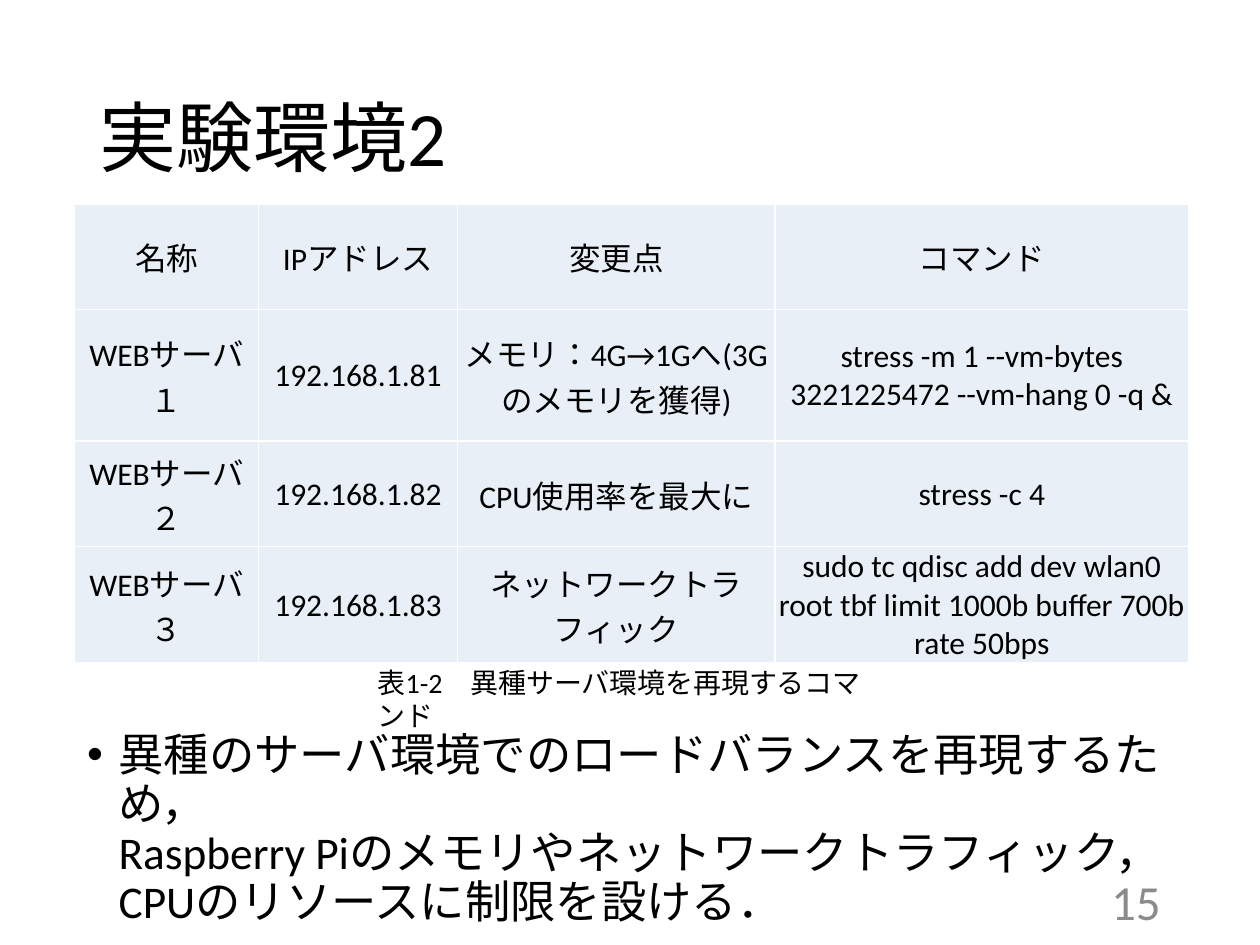
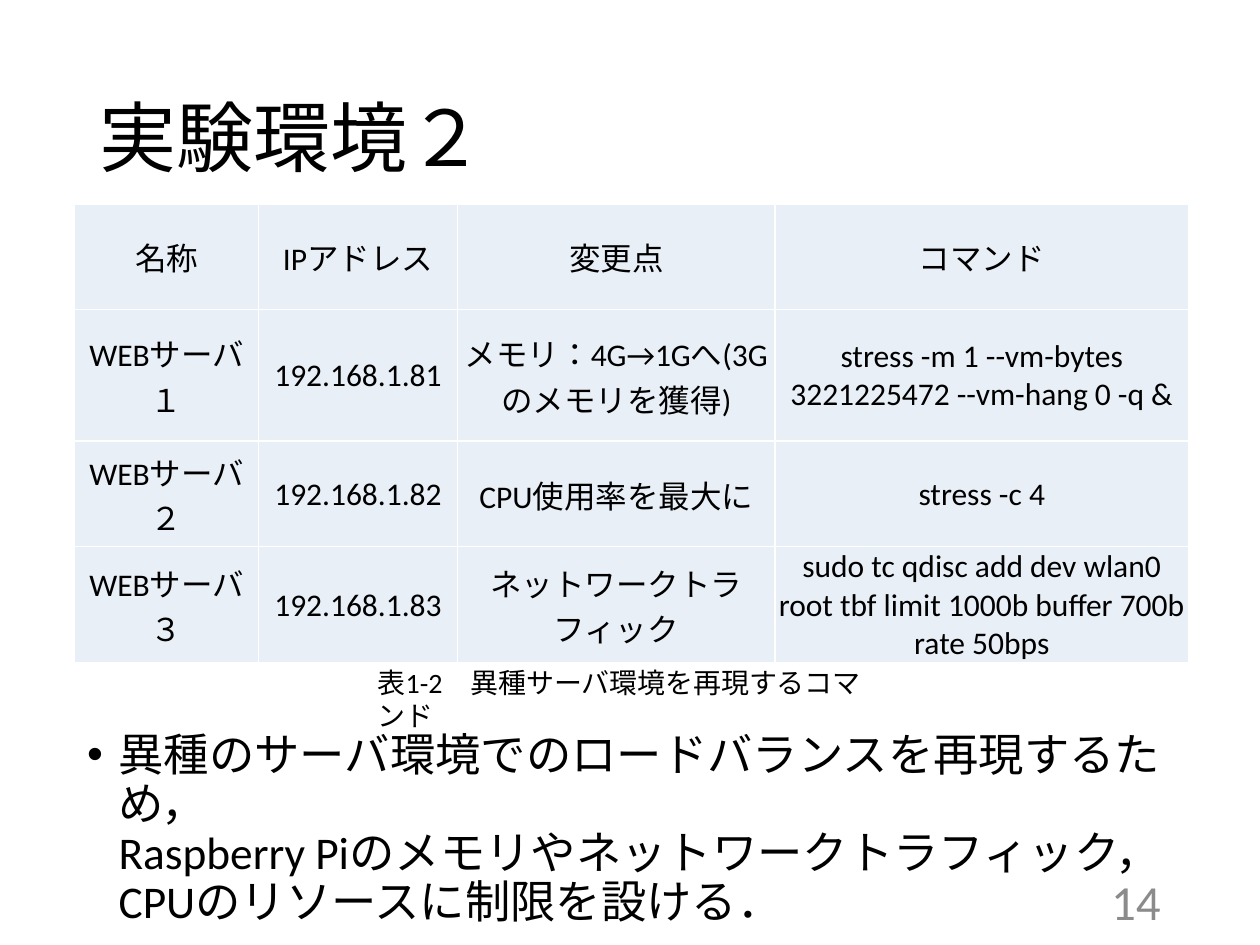
Before and after one commit to kait-takanolab/1821086_matsuo_thesis, a slide deck: slide 14 of 発表用/1821086_卒業研究発表会.pptx (slide 15 before the commit). Drawn at 1260x945 pixels with LibreOffice and Linux fonts; fonts in the diff are those of the drawing. Boxes give left, top, right and bottom in pixels: in the first picture for what was removed or moved away, otherwise in the second. Text is boxed around its words. In the diff, an @@ line names an element or a change of style, - is before the commit and + after.

```diff
--- a/発表用/1821086_卒業研究発表会.pptx
+++ b/発表用/1821086_卒業研究発表会.pptx
@@ title at <box>99,101,484,173</box>: text changed @@
-実験環境2
+実験環境２
@@ page number at <box>1111,888,1161,920</box>: text changed @@
-15
+14
```
Also in this commit, not shown: 9 other slides changed, 1 slide added, 3 slides removed, 2 other files.
